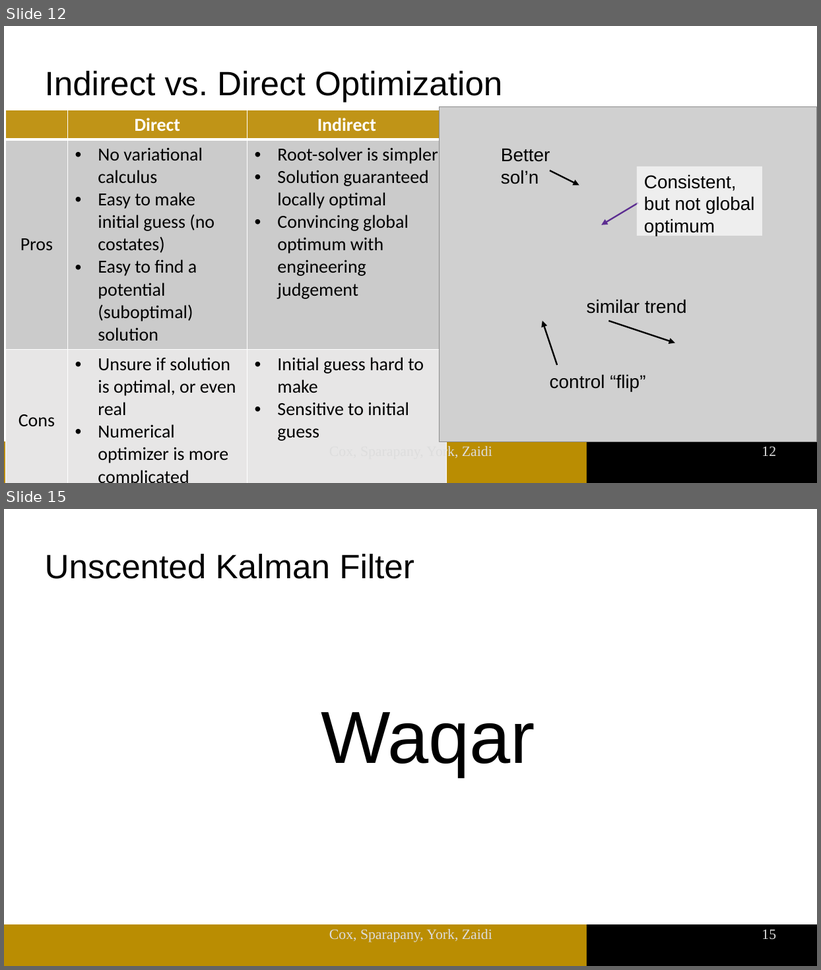
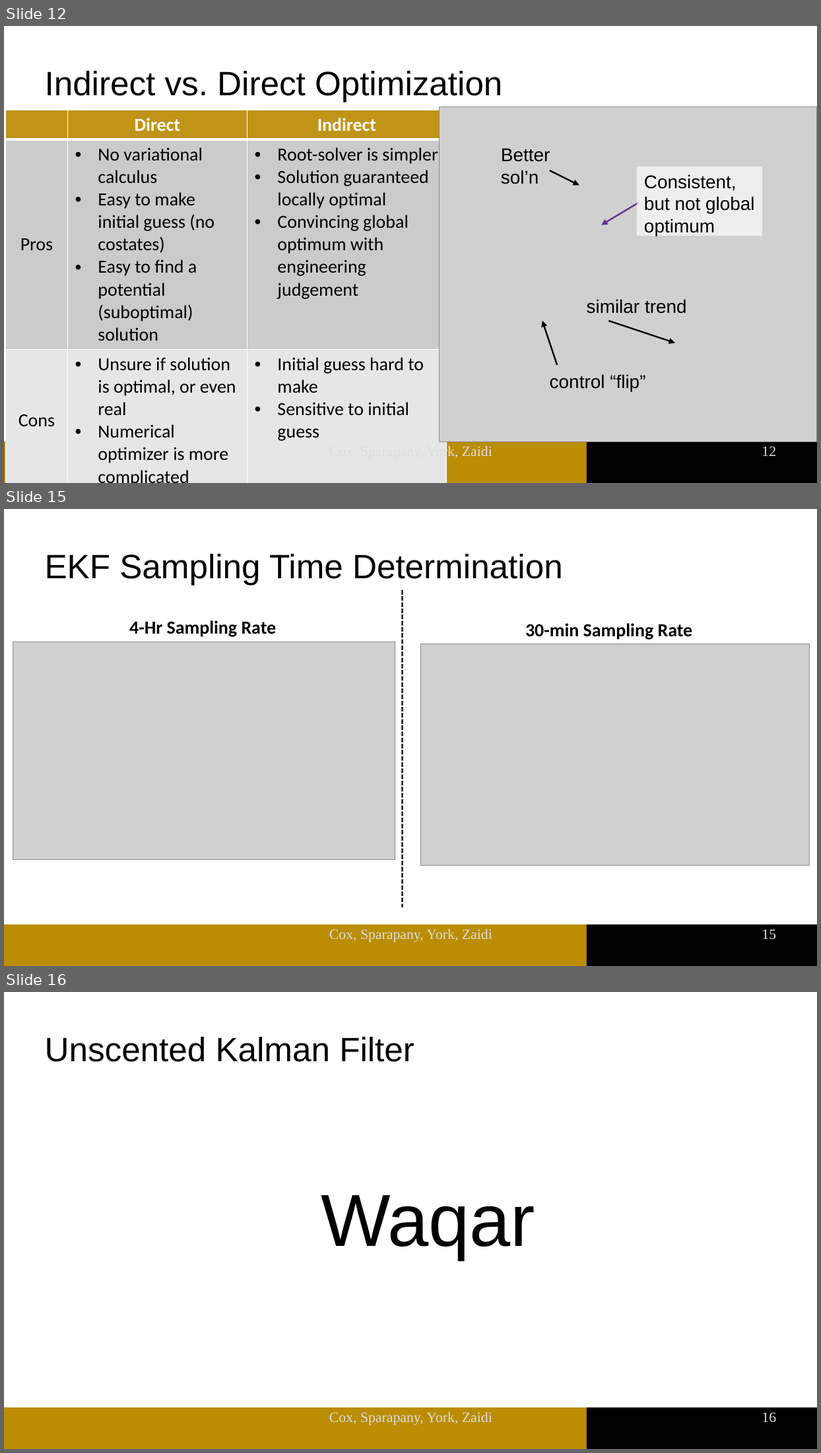
Before and after one commit to msparapa/aae568_project, a slide deck: presentation/MainSlides.odp. Shown one above the other, each under a label of ours: slides 12 and 15 before the commit, slides 12, 15 and 16 after it; the slides between them are not shown. The pictures are 821x970 and 821x1453 pixels, drawn with LibreOffice and Linux fonts; fonts in the diff are those of the drawing; grey boxes stand for pictures; background and template pictures are left out. Boxes give left, top, right and bottom in pixels: in the first picture for what was removed or moved away, otherwise in the second. Text is boxed around its words. In the diff, an @@ line names an element or a change of style, - is before the commit and + after.

```diff
--- a/presentation/MainSlides.odp
+++ b/presentation/MainSlides.odp
@@ slide 15 added at box(4, 509, 817, 966), background #FFFFFF; not listed: 2 template elements that a slide beside it also shows @@
@@ title added at box(45, 554, 563, 586), 33 pt, text #000000 @@
+EKF Sampling Time Determination
@@ line added from (403, 590) to (403, 908), #000000 1.5 pt @@
@@ text added at box(129, 621, 277, 637), 18 pt, text #000000, bold @@
+4-Hr Sampling Rate
@@ text added at box(525, 623, 693, 640), 18 pt, text #000000, bold @@
+30-min Sampling Rate
@@ picture added at box(13, 642, 395, 860) @@
@@ picture added at box(421, 644, 810, 866) @@
@@ text added at box(329, 929, 492, 943), 14 pt, text #DDDDDD @@
+Cox, Sparapany, York, Zaidi
@@ page number added at box(762, 929, 776, 940), 14 pt, text #DDDDDD @@
+15
@@ what was slide 15 is now slide 16 @@
@@ page number at box(762, 1412, 776, 1423): text changed @@
-15
+16
```
Also in this commit, not shown: 7 slides changed, 1 other slide added, 1 slide removed, 2 other files.
